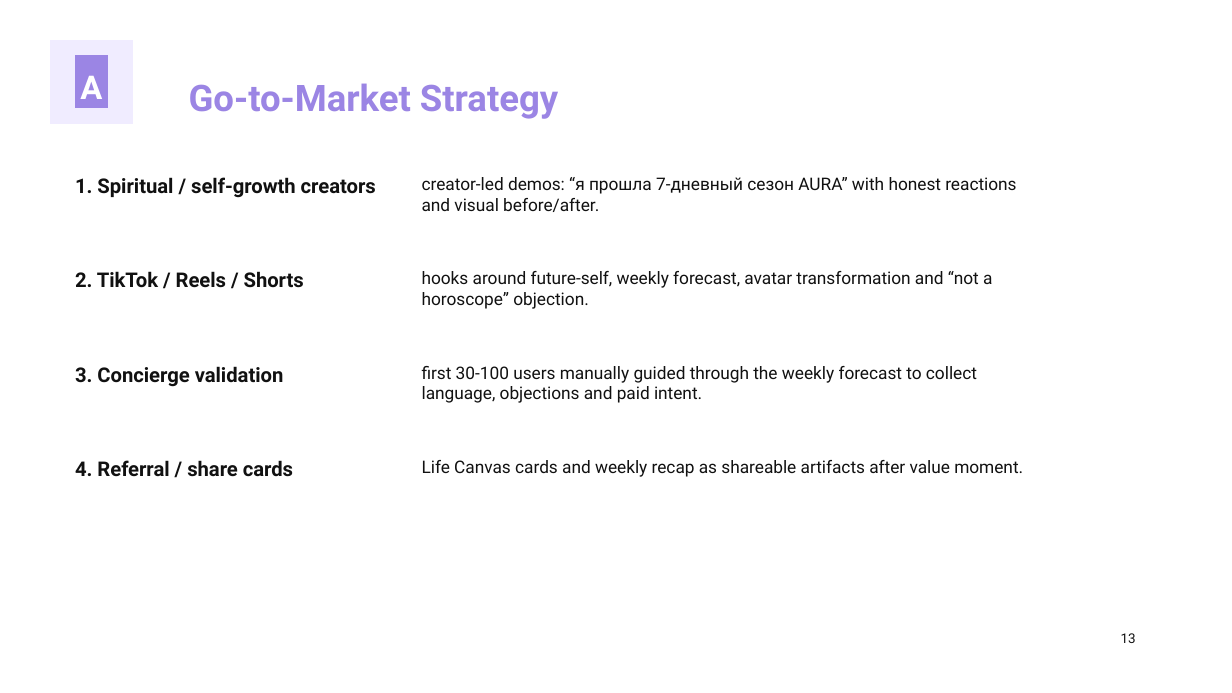
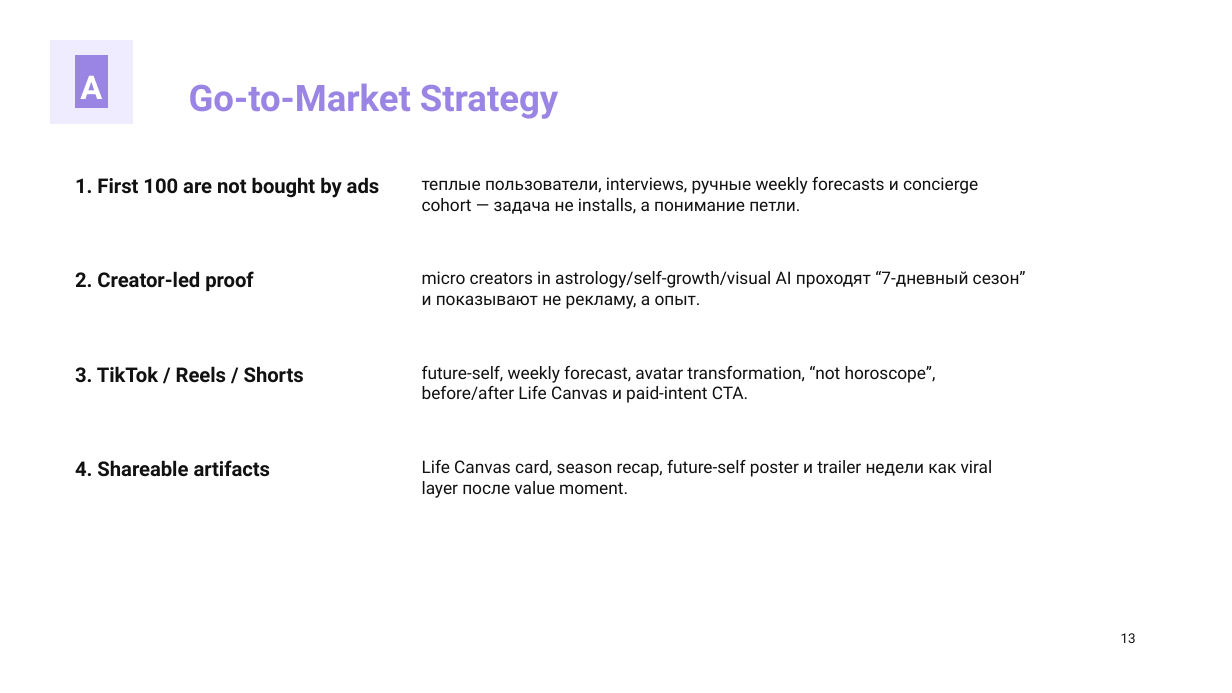
Before and after one commit to kirbudilov01/alina-research, a slide deck: slide 13 of output/pptx/AURA_TRENDVI_STYLE_DECK.pptx. Drawn at 1232x693 pixels with LibreOffice and Linux fonts; fonts in the diff are those of the drawing. Boxes give left, top, right and bottom in pixels: in the first picture for what was removed or moved away, otherwise in the second. Text is boxed around its words. In the diff, an @@ line names an element or a change of style, - is before the commit and + after.

Commit message:
Strengthen AURA deck with research data

```diff
--- a/output/pptx/AURA_TRENDVI_STYLE_DECK.pptx
+++ b/output/pptx/AURA_TRENDVI_STYLE_DECK.pptx
@@ text at [75,177,380,198]: text changed @@
-1. Spiritual / self-growth creators
+1. First 100 are not bought by ads
@@ text at [422,177,978,214]: text changed @@
-creator-led demos: “я прошла 7-дневный сезон AURA” with honest reactions and visual before/after.
+теплые пользователи, interviews, ручные weekly forecasts и concierge cohort — задача не installs, а понимание петли.
@@ text at [75,271,253,291]: text changed @@
-2. TikTok / Reels / Shorts
+2. Creator-led proof
@@ text at [422,271,1026,309]: text changed @@
-hooks around future-self, weekly forecast, avatar transformation and “not a horoscope” objection.
+micro creators in astrology/self-growth/visual AI проходят “7-дневный сезон” и показывают не рекламу, а опыт.
@@ text at [75,366,304,383]: text changed @@
-3. Concierge validation
+3. TikTok / Reels / Shorts
@@ text at [422,366,936,403]: text changed @@
-first 30-100 users manually guided through the weekly forecast to collect language, objections and paid intent.
+future-self, weekly forecast, avatar transformation, “not horoscope”, before/after Life Canvas и paid-intent CTA.
@@ text at [75,460,271,477]: text changed @@
-4. Referral / share cards
+4. Shareable artifacts
@@ text at [422,460,993,498]: text changed @@
-Life Canvas cards and weekly recap as shareable artifacts after value moment.
+Life Canvas card, season recap, future-self poster и trailer недели как viral layer после value moment.
```
Also in this commit, not shown: 16 other slides changed, 3 other files.
